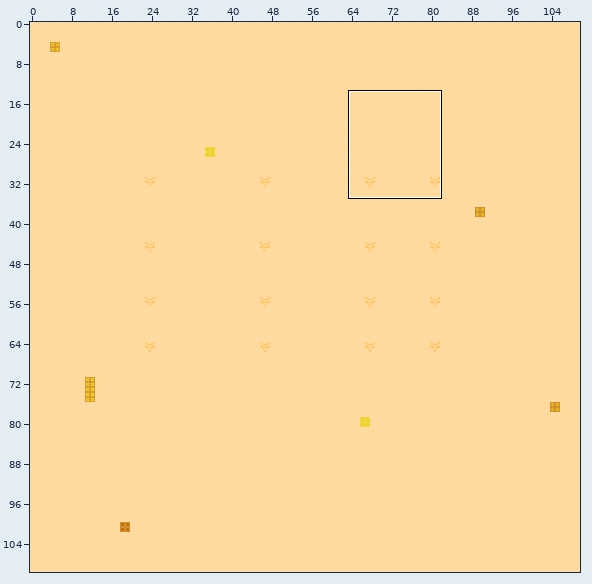
An edit to a level. Tiled map, Assets/Ready/TileMaps/Level_22.tmx. Above: a wide view before the commit, with the close-up outlined.
Close-up. The starting point:
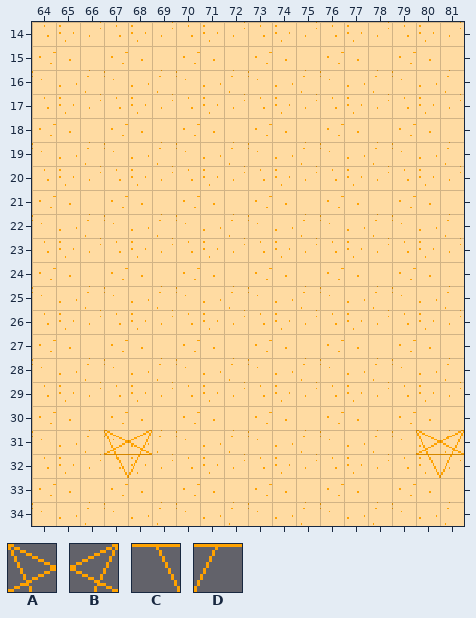
Cells are 16x16 px. Shown: x 64..81, y 14..34. The commit also changed other parts of the map, which this record leaves out.
Key: from "2x_tiles": A 3, B 4, C 19, D 20.
_ is an empty cell.
Layers that did not change in this view are not listed.
Layer "Signs" before, first column x 64:
14 __________________
15 __________________
16 __________________
17 __________________
18 __________________
19 __________________
20 __________________
21 __________________
22 __________________
23 __________________
24 __________________
25 __________________
26 __________________
27 __________________
28 __________________
29 __________________
30 __________________
31 ___AB___________AB
32 ___CD___________CD
33 __________________
34 __________________
New version:
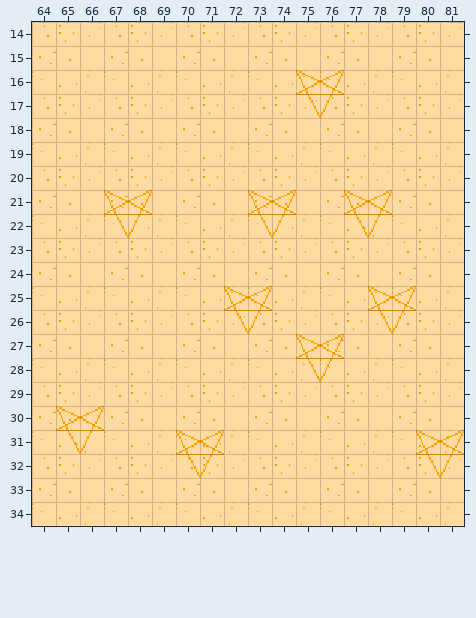
From old to new:
Changed rows in their new state; . is an unchanged cell.
Layer "Signs":
first column x 75:
16 AB
17 CD
first column x 65:
21 ..AB....AB..AB.
22 ..CD....CD..CD.
25 .......AB....AB
26 .......CD....CD
27 ..........AB...
28 ..........CD...
30 AB.............
31 CD__.AB........
32 ..__.CD........
